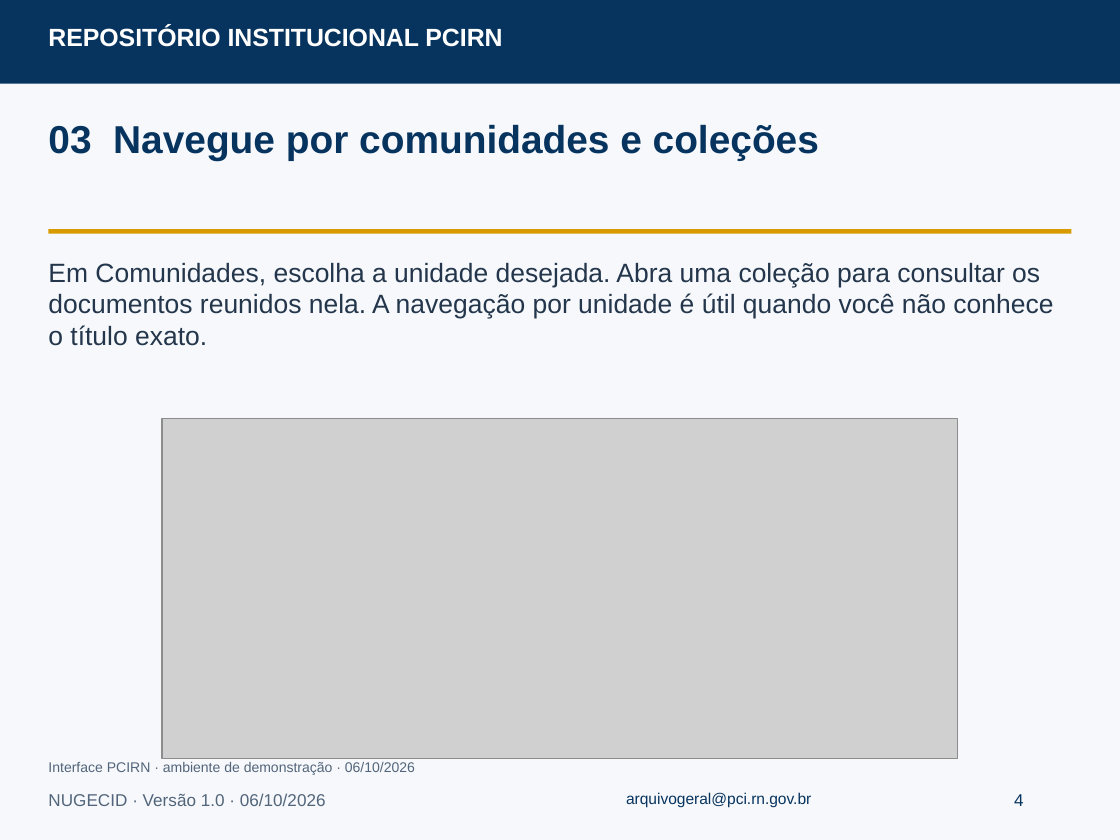
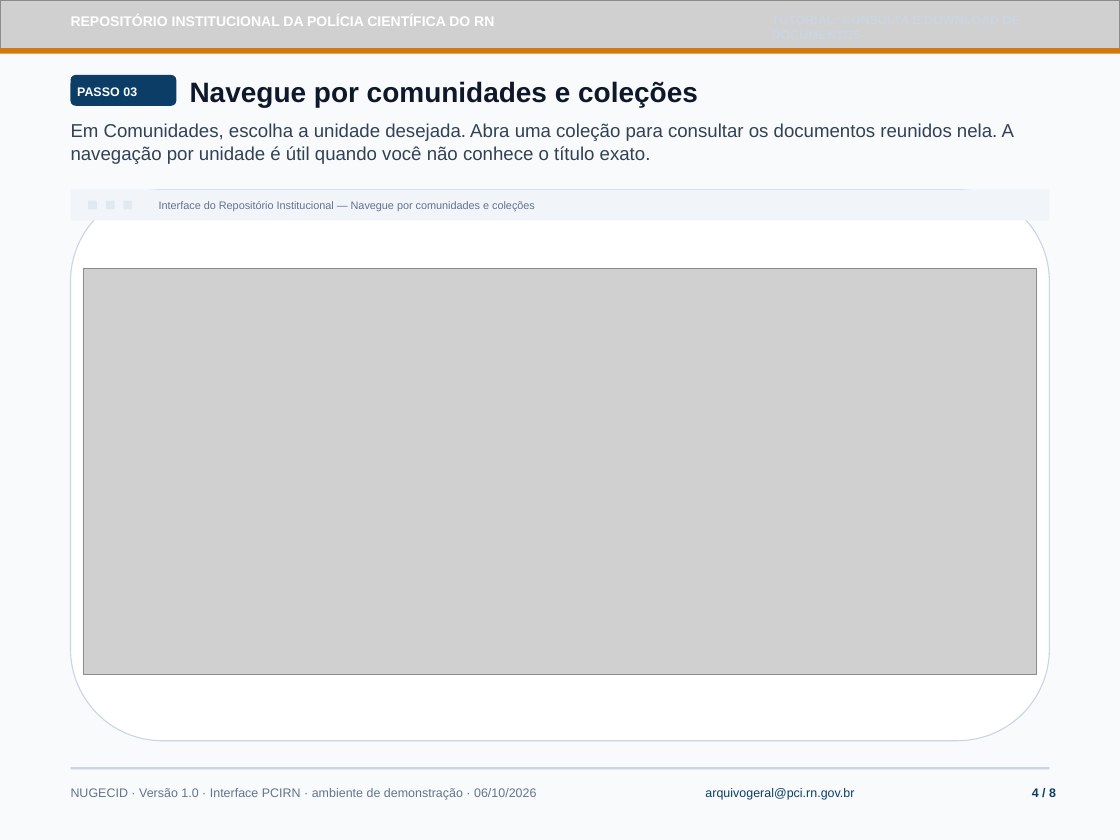
Before and after one commit to kevintestegit/dspace-pcirn, a slide deck: slide 4 of docs/tutoriais/consulta-download.odp. Drawn at 1120x840 pixels with LibreOffice and Linux fonts; fonts in the diff are those of the drawing; grey boxes stand for pictures. Boxes give left, top, right and bottom in pixels: in the first picture for what was removed or moved away, otherwise in the second. Text is boxed around its words. In the diff, an @@ line names an element or a change of style, - is before the commit and + after.

Commit message:
feat(tutoriais): redesign tutorial presentations with official PCIRN visual kit
- Apply official PCIRN visual identity (textured header, coat of arms, gold micro-strip)
- Redesign cover slides, step indicator badges, and 3-stage governance flow
- Replace partial home crop with full homepage capture and search highlight
- Add adaptive viewport framing with operational guidance cards for narrow captures
- Regenerate all 5 tutorial ODP sources and tagged PDF documents
- Bump dspace-angular submodule with updated catalog and exported PDFs

```diff
--- a/docs/tutoriais/consulta-download.odp
+++ b/docs/tutoriais/consulta-download.odp
@@ rectangle at (0,0,1120,840): fill #F6F8FB to #F8FAFC @@
@@ picture added at (0,0,1120,48) @@
@@ text removed at (48,26,502,47) @@
-REPOSITÓRIO INSTITUCIONAL PCIRN
@@ text added at (71,17,494,26), 9 pt, text #FFFFFF, bold @@
+REPOSITÓRIO INSTITUCIONAL DA POLÍCIA CIENTÍFICA DO RN
@@ rectangle: place and size @@
-rectangle at (0,0,1120,84)
+rectangle at (0,48,1120,54)
@@ rectangle at (0,48,1120,54): fill #07345F to #D97706 @@
@@ rounded rectangle added at (71,75,176,106), fill #0C3D67 @@
@@ text added at (77,87,137,96), 8 pt, text #FFFFFF, bold @@
+PASSO 03
@@ text at (190,81,698,108): text changed; size 25 to 18 pt; text colour #07345F to #0F172A @@
-03 Navegue por comunidades e coleções
+Navegue por comunidades e coleções
@@ text "Em Comunidades, escolha a unidade ...": place and size @@
-text "Em Comunidades, escolha a unidade ..." at (48,263,1053,346)
+text "Em Comunidades, escolha a unidade ..." at (71,123,1014,164)
@@ text "Em Comunidades, escolha a unidade ..." at (71,123,1014,164): size 17 to 12 pt, text colour #24364B to #334155 @@
@@ rectangle: place and size @@
-rectangle at (48,230,1071,234)
+rectangle at (71,189,1049,221)
@@ rectangle at (71,189,1049,221): fill #D79B00 to #F1F5F9 @@
@@ rounded rectangle added at (71,189,1049,740), fill #FFFFFF, outline #CBD5E1 0.71 pt @@
@@ rounded rectangle added at (88,200,97,209), fill #E2E8F0 @@
@@ rounded rectangle added at (105,200,114,209), fill #E2E8F0 @@
@@ rounded rectangle added at (123,200,132,209), fill #E2E8F0 @@
@@ text added at (159,201,535,211), 7 pt, text #64748B @@
+Interface do Repositório Institucional — Navegue por comunidades e coleções
@@ picture: place and size @@
-picture at (162,419,958,758)
+picture at (84,269,1036,675)
@@ text removed at (48,762,415,775) @@
-Interface PCIRN · ambiente de demonstração · 06/10/2026
@@ rectangle added at (71,767,1049,769), fill #CBD5E1 @@
@@ text at (71,788,536,800): text changed; size 11 to 8 pt; text colour #52657B to #64748B @@
-NUGECID · Versão 1.0 · 06/10/2026
+NUGECID · Versão 1.0 · Interface PCIRN · ambiente de demonstração · 06/10/2026
@@ text "arquivogeral@pci.rn.gov.br": place and size @@
-text "arquivogeral@pci.rn.gov.br" at (626,792,811,808)
+text "arquivogeral@pci.rn.gov.br" at (705,788,854,800)
@@ text "arquivogeral@pci.rn.gov.br" at (705,788,854,800): size 10 to 8 pt, text colour #07345F to #0C3D67 @@
@@ text at (1032,787,1056,800): text changed; size 11 to 8 pt; text colour #07345F to #0C3D67; bold on @@
-4
+4 / 8
```
Also in this commit, not shown: 7 other slides changed, 12 other files.
